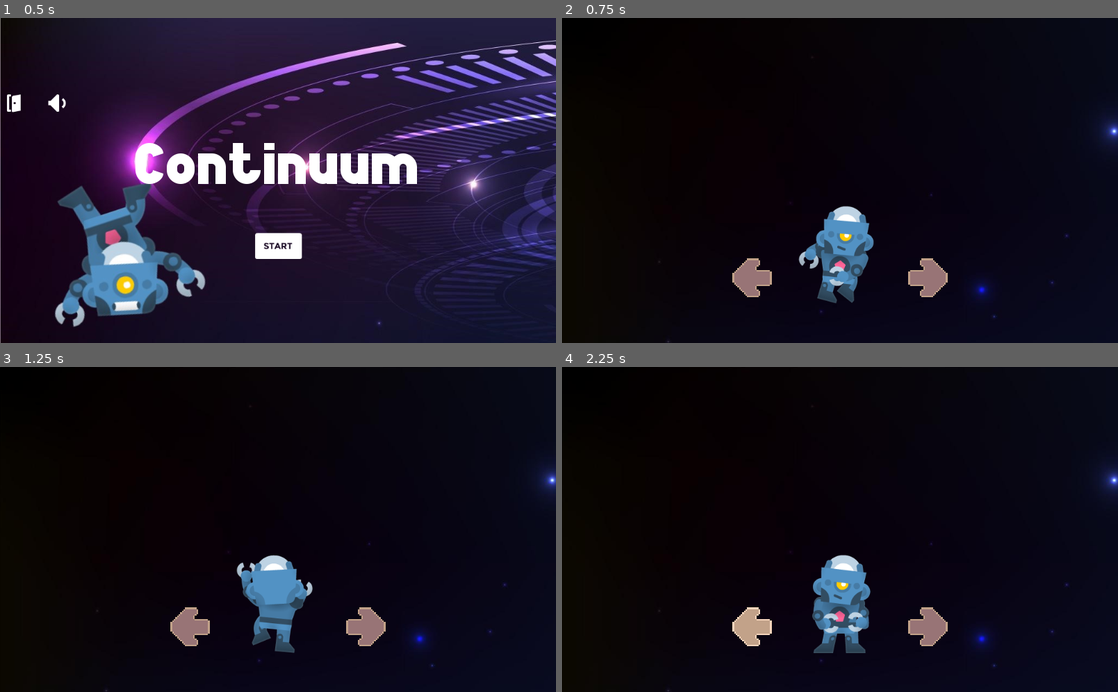
Above: before the commit, frames 1-4 (two rows, left to right).
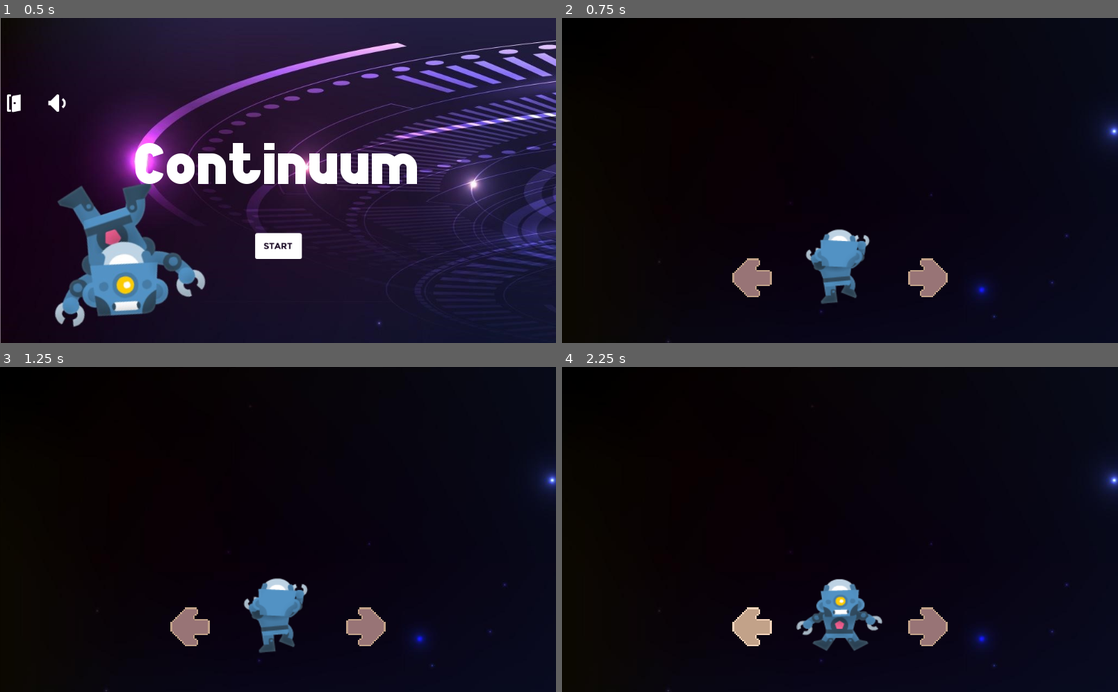
Above: after the commit, the same moments.

Repository: TrejoJulian/unq-ipv-boss-continuum
Game: Godot game, scene res://GUI.tscn
Same seed, same stepped clock (60 frames per second), same inputs: the game is played once before the commit and once after it.
Inputs (mouse positions are in pixels of both pictures, inside the frame that each line leads up to):
- Up to frame 1 (0.5 s): no input
- Up to frame 2 (0.75 s): click (840, 245) at 0.5 s
- Up to frame 3 (1.25 s): no input
- Up to frame 4 (2.25 s): hold A (left_arrow_pressed) from 2.03 s (still down)

Frame 1 is identical in both runs. In frame 2, 2.0% of the frame differs, in the area x 42-57%, y 57-89%; in frame 3, 2.1%; in frame 4, 2.3%, in the area x 42-58%, y 57-89%.

Commit message:
Se agrega la animacion de miss

Diff:
--- a/Game.gd
+++ b/Game.gd
@@ -32,7 +32,7 @@
 func handle_miss():
 	health_bar -= 10
 	note_streak = 0
-
+	$Player.handle_miss()
 
 
 func _on_RightNoteTimer_timeout():
--- a/Game.tscn
+++ b/Game.tscn
@@ -25,7 +25,8 @@
 }
 
 [node name="Player" parent="." instance=ExtResource( 2 )]
-position = Vector2( 512, 400 )
+position = Vector2( 512, 430 )
+scale = Vector2( 1.3, 1.3 )
 
 [node name="ArrowLeft" parent="." instance=ExtResource( 3 )]
 position = Vector2( 350, 480 )
--- /dev/null
+++ b/entities/player/Player.gd
@@ -0,0 +1,20 @@
+extends Node2D
+
+onready var player = $AnimatedSprite
+# Declare member variables here. Examples:
+# var a = 2
+# var b = "text"
+
+
+# Called when the node enters the scene tree for the first time.
+func _ready():
+	player.play("idle")
+
+func handle_miss():
+	player.play("miss")
+	yield(player, "animation_finished")
+	player.play("idle")
+
+# Called every frame. 'delta' is the elapsed time since the previous frame.
+#func _process(delta):
+#	pass
--- a/entities/player/Player.tscn
+++ b/entities/player/Player.tscn
@@ -1,26 +1,33 @@
-[gd_scene load_steps=6 format=2]
+[gd_scene load_steps=9 format=2]
 
-[ext_resource path="res://assets/character/Robot/PNG/Poses HD/character_robot_shove.png" type="Texture" id=1]
-[ext_resource path="res://assets/character/Robot/PNG/Poses HD/character_robot_climb0.png" type="Texture" id=2]
-[ext_resource path="res://assets/character/Robot/PNG/Poses HD/character_robot_climb1.png" type="Texture" id=3]
-[ext_resource path="res://assets/character/Robot/PNG/Poses HD/character_robot_hold.png" type="Texture" id=4]
+[ext_resource path="res://entities/player/Player.gd" type="Script" id=5]
+[ext_resource path="res://assets/character/Robot/PNG/Poses/character_robot_hit.png" type="Texture" id=6]
+[ext_resource path="res://assets/character/Robot/PNG/Poses/character_robot_behindBack.png" type="Texture" id=7]
+[ext_resource path="res://assets/character/Robot/PNG/Poses/character_robot_climb1.png" type="Texture" id=8]
+[ext_resource path="res://assets/character/Robot/PNG/Poses/character_robot_climb0.png" type="Texture" id=9]
+[ext_resource path="res://assets/character/Robot/PNG/Poses/character_robot_shove.png" type="Texture" id=10]
+[ext_resource path="res://assets/character/Robot/PNG/Poses/character_robot_hold.png" type="Texture" id=11]
 
 [sub_resource type="SpriteFrames" id=1]
 animations = [ {
-"frames": [ ExtResource( 2 ), ExtResource( 3 ), ExtResource( 2 ), ExtResource( 1 ), ExtResource( 4 ), ExtResource( 1 ) ],
+"frames": [ ExtResource( 9 ), ExtResource( 8 ), ExtResource( 9 ), ExtResource( 10 ), ExtResource( 11 ), ExtResource( 10 ) ],
 "loop": true,
 "name": "idle",
 "speed": 3.0
+}, {
+"frames": [ ExtResource( 7 ), ExtResource( 6 ), ExtResource( 7 ) ],
+"loop": true,
+"name": "miss",
+"speed": 10.0
 } ]
 
 [node name="Player" type="Node2D"]
-position = Vector2( 501.619, 410.479 )
+script = ExtResource( 5 )
 __meta__ = {
 "_edit_group_": true
 }
 
 [node name="AnimatedSprite" type="AnimatedSprite" parent="."]
+scale = Vector2( 1.28694, 1.17382 )
 frames = SubResource( 1 )
 animation = "idle"
-frame = 5
-playing = true
